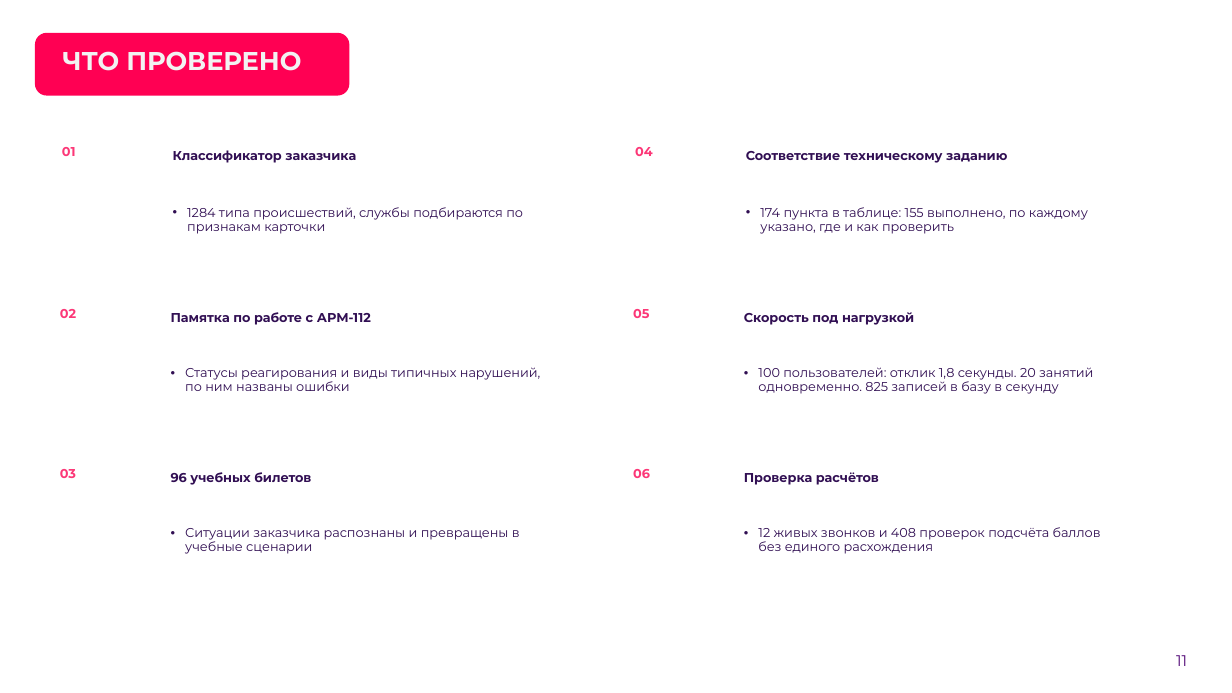
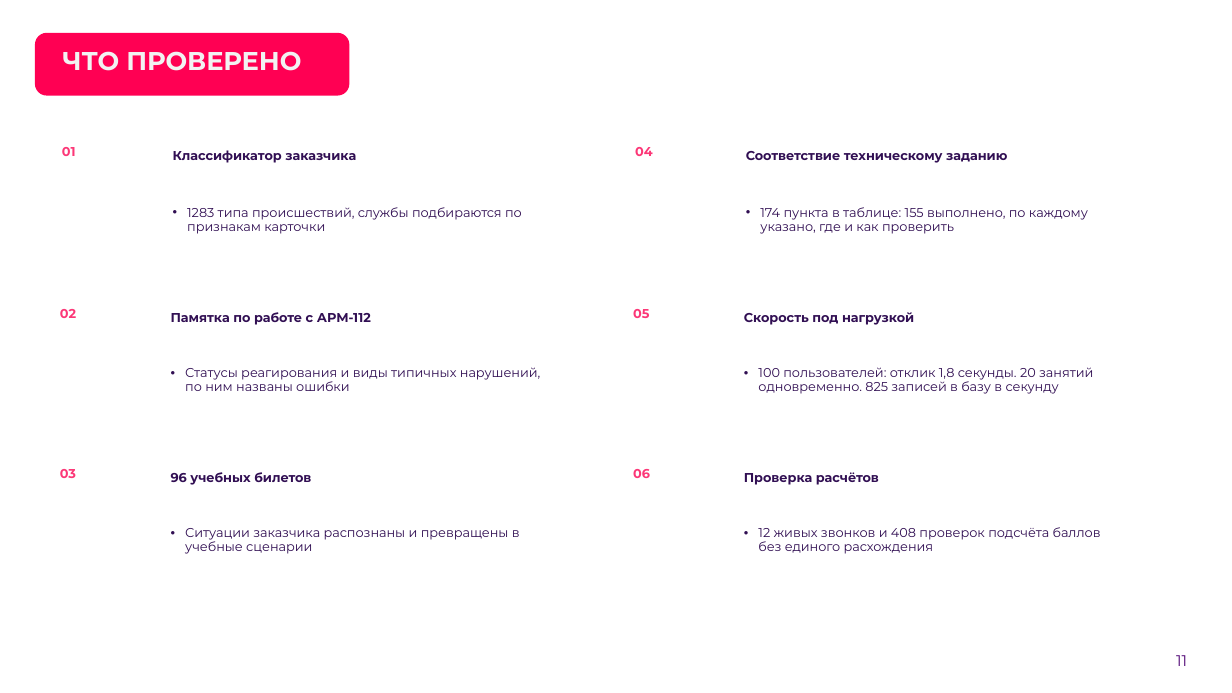
Before and after one commit to Vadik145-beep/lct-112-simulator, a slide deck: slide 11 of docs/presentation/ЛЦТ2026_Ультратех_задача9.pptx. Drawn at 1232x693 pixels with LibreOffice and Linux fonts; fonts in the diff are those of the drawing; background and template pictures are left out. Boxes give left, top, right and bottom in pixels: in the first picture for what was removed or moved away, otherwise in the second. Text is boxed around its words. In the diff, an @@ line names an element or a change of style, - is before the commit and + after.

Commit message:
docs: цифры презентации сверены с документами
Классификатор: 1283 итоговых типа, как в разборе датасета, а не 1284.
Матрица соответствия ТЗ: 174 пункта, 155 выполнено.

```diff
--- a/docs/presentation/ЛЦТ2026_Ультратех_задача9.pptx
+++ b/docs/presentation/ЛЦТ2026_Ультратех_задача9.pptx
@@ text at (x1=187, y1=207, x2=522, y2=234): text changed @@
-• 1284 типа происшествий, службы подбираются по признакам карточки
+• 1283 типа происшествий, службы подбираются по признакам карточки
```
Also in this commit, not shown: 1 other slide changed, 2 other files.
